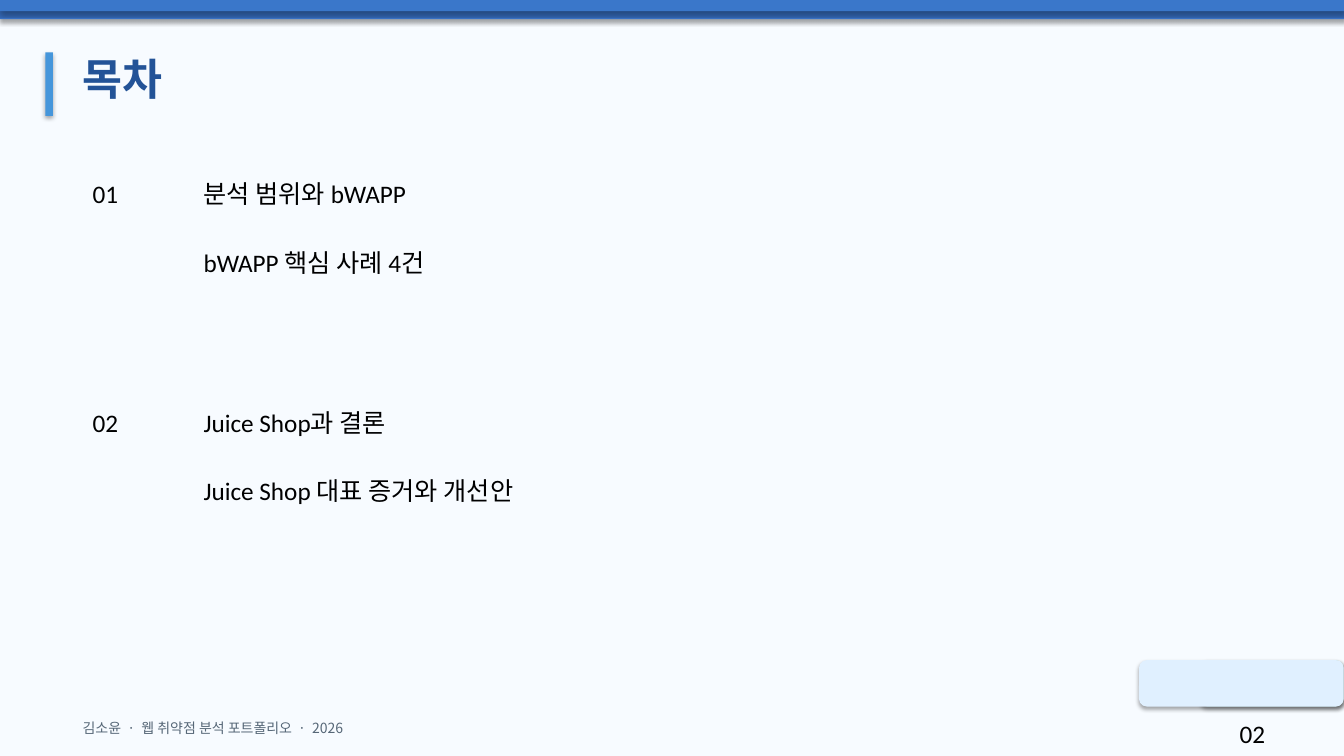
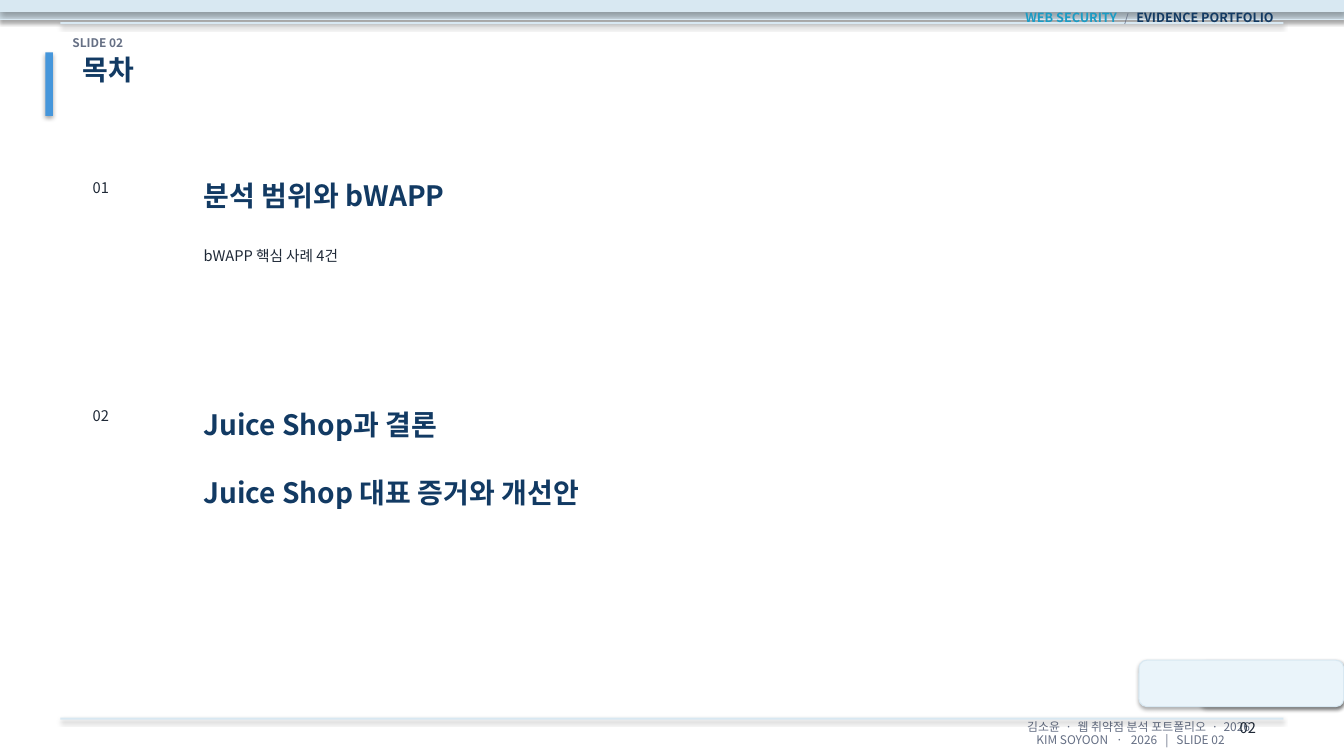
Before and after one commit to Soyoon0608/about-me-site, a slide deck: slide 2 of documents/김소윤_웹취약점분석_포트폴리오.pptx. Drawn at 1344x756 pixels with LibreOffice and Linux fonts; fonts in the diff are those of the drawing. Boxes give left, top, right and bottom in pixels: in the first picture for what was removed or moved away, otherwise in the second. Text is boxed around its words. In the diff, an @@ line names an element or a change of style, - is before the commit and + after.

```diff
--- a/documents/김소윤_웹취약점분석_포트폴리오.pptx
+++ b/documents/김소윤_웹취약점분석_포트폴리오.pptx
@@ background #F7FBFF to #FFFFFF @@
@@ rectangle at box(0, 0, 1344, 19): fill #3870C3 to #D8E8F2; outline none to #D8E8F2 0.75 pt @@
@@ rectangle at box(0, 0, 1344, 11): fill #3A77CA to #D8E8F2; outline none to #D8E8F2 0.75 pt @@
@@ rectangle added at box(60, 22, 1284, 24), fill #D8E8F2 @@
@@ text added at box(1025, 9, 1273, 26), 9 pt, text #123A63, bold @@
+WEB SECURITY / EVIDENCE PORTFOLIO
@@ text added at box(72, 38, 123, 47), 8.5 pt, text #667085, bold @@
+SLIDE 02
@@ text "목차" at box(83, 56, 135, 83): size 31 to 20 pt, text colour #235397 to #123A63 @@
@@ size 18 to 20 pt, font Calibri to Noto Sans CJK KR, text colour #000000 to #123A63, bold on in 3 elements at box(204, 182, 444, 209), box(204, 411, 438, 441), box(204, 479, 579, 509) @@
@@ rounded rectangle at box(1139, 660, 1344, 707): fill #E0F0FF to #EAF4FA; outline none to #D8E8F2 0.75 pt @@
@@ rectangle added at box(60, 718, 1284, 720), fill #D8E8F2 @@
@@ text "김소윤 · 웹 취약점 분석 ..." at box(1027, 721, 1250, 735): size 10 to 8.5 pt, text colour #566777 to #667085; alignment left to right @@
@@ size 18 to 10.5 pt, font Calibri to Noto Sans CJK KR, text colour #000000 to #1F2937 in 4 elements at box(93, 182, 109, 193), box(204, 249, 338, 262), box(93, 410, 109, 421), box(1240, 722, 1256, 733) @@
@@ text added at box(1036, 735, 1224, 744), 8.5 pt, text #667085 @@
+KIM SOYOON · 2026 | SLIDE 02
```
Also in this commit, not shown: 15 other slides changed, 1 other file.
